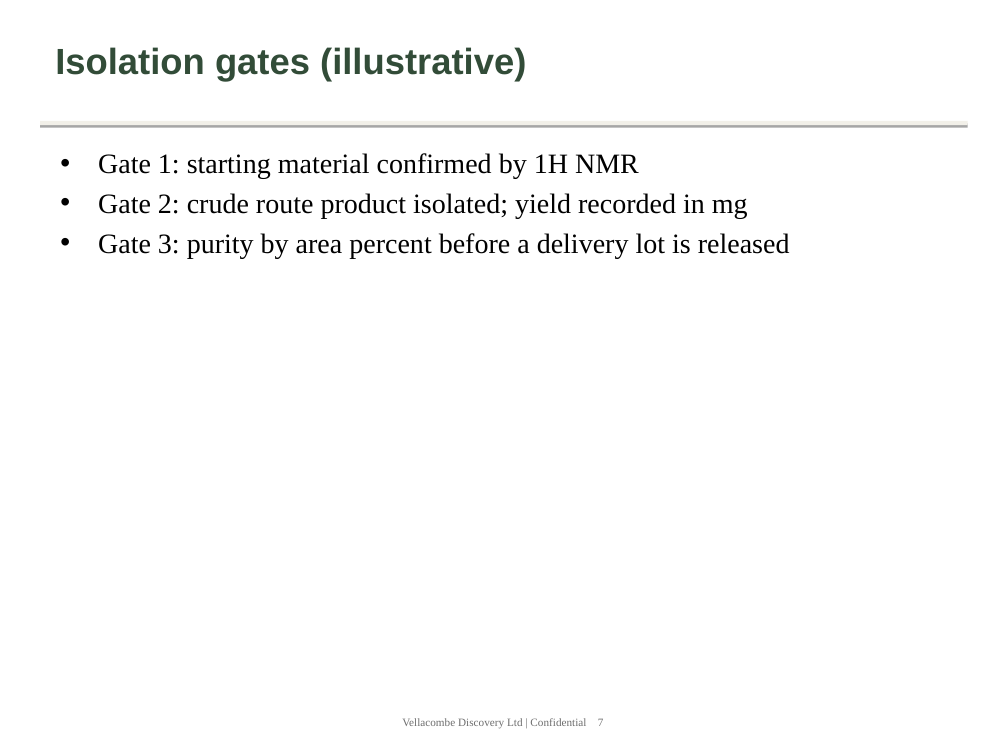
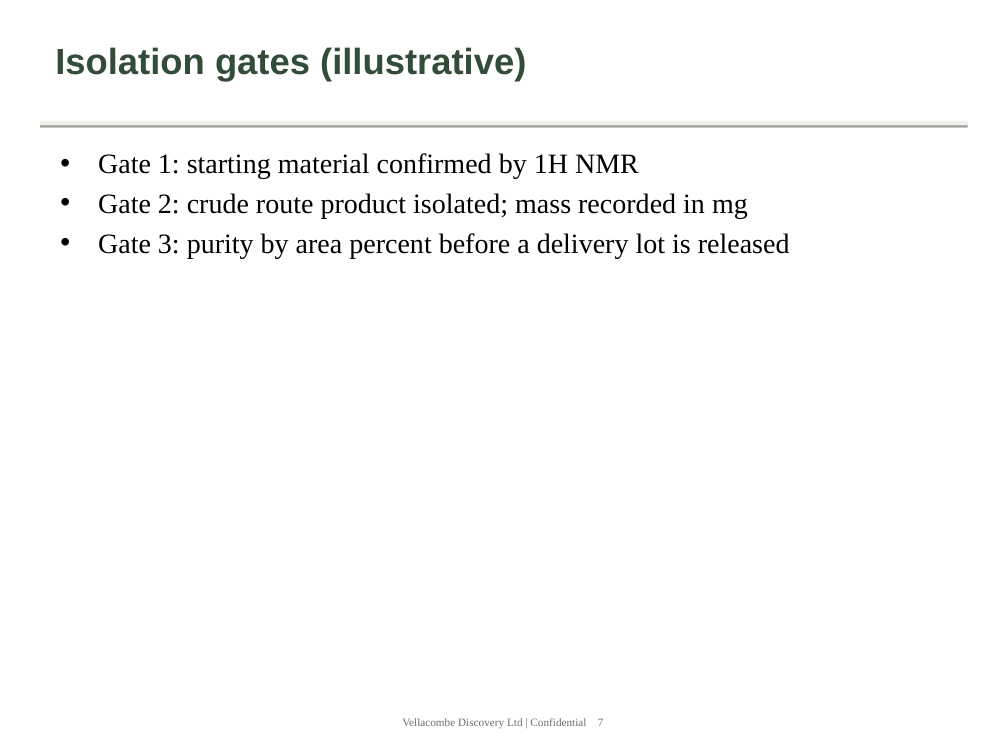
Before and after one commit to 60xAI/portco-mock-dataset, a slide deck: slide 7 of output/archive/Archive/Users/omerriman_old_laptop/Pitches/2007/VD_Chemistry_16May07.ppt. Drawn at 1008x756 pixels with LibreOffice and Linux fonts; fonts in the diff are those of the drawing. Boxes give left, top, right and bottom in pixels: in the first picture for what was removed or moved away, otherwise in the second. Text is boxed around its words. In the diff, an @@ line names an element or a change of style, - is before the commit and + after.

```diff
--- a/output/archive/Archive/Users/omerriman_old_laptop/Pitches/2007/VD_Chemistry_16May07.ppt
+++ b/output/archive/Archive/Users/omerriman_old_laptop/Pitches/2007/VD_Chemistry_16May07.ppt
@@ text at <box>98,193,748,219</box>: text changed @@
-• Gate 2: crude route product isolated; yield recorded in mg
+• Gate 2: crude route product isolated; mass recorded in mg
```
Also in this commit, not shown: 1 other slide changed, 1 other file.
